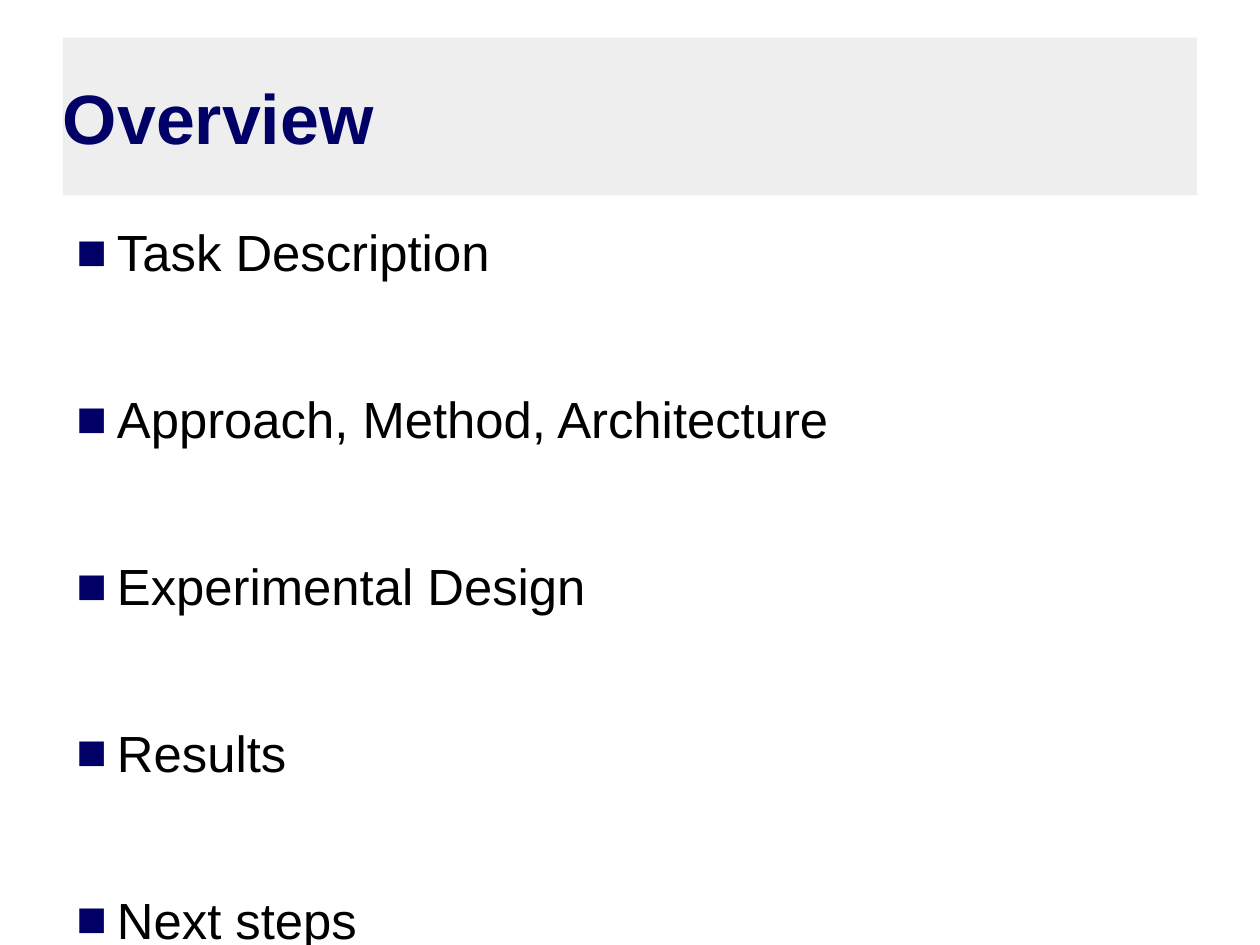
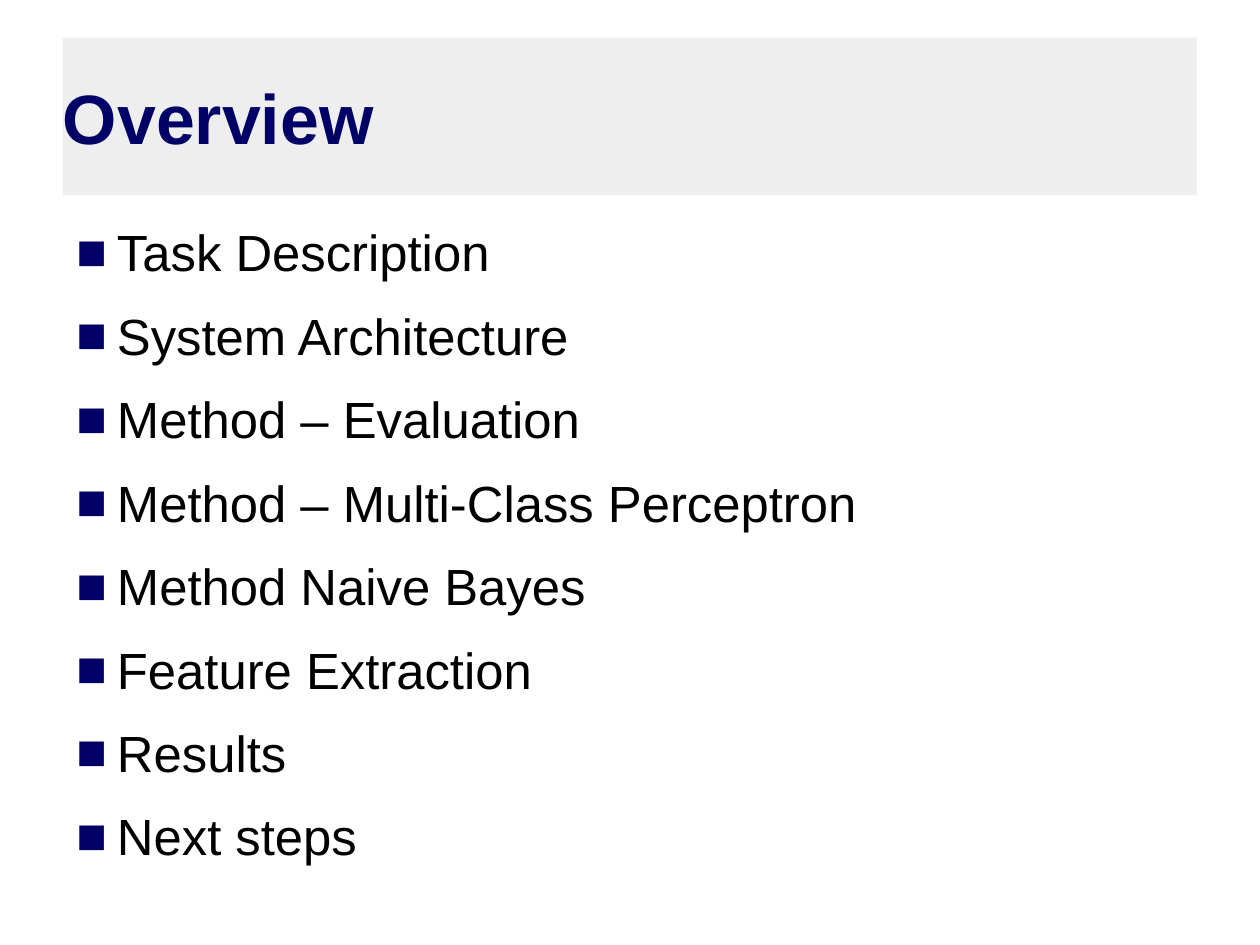
Before and after one commit to theconsummate/twitter-emotion-mining, a slide deck: slide 2 of PresentationTeamLab.odp. Drawn at 1260x945 pixels with LibreOffice and Linux fonts; fonts in the diff are those of the drawing. Boxes give left, top, right and bottom in pixels: in the first picture for what was removed or moved away, otherwise in the second. Text is boxed around its words. In the diff, an @@ line names an element or a change of style, - is before the commit and + after.

Commit message:
fixes in presentation

```diff
--- a/PresentationTeamLab.odp
+++ b/PresentationTeamLab.odp
@@ text at bbox=[117, 318, 856, 690]: text changed @@
-■ Approach, Method, Architecture
-■ Experimental Design
+■ System Architecture
+■ Method – Evaluation
+■ Method – Multi-Class Perceptron
+■ Method Naive Bayes
+■ Feature Extraction
```
Also in this commit, not shown: 1 other slide changed, 6 slides added, 5 slides removed.
